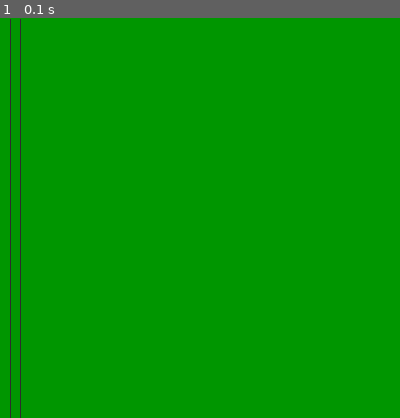
Above: before the commit, frame 1.
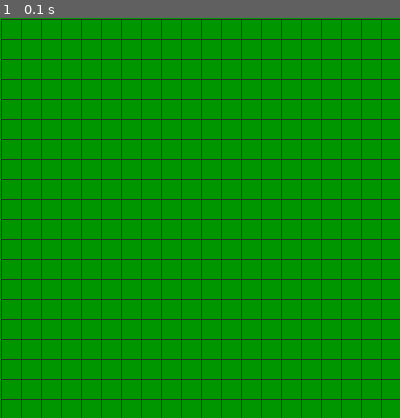
Above: after the commit, the same moment.

Repository: angrek/pygame_tutorial_exercises
Game: pygame game, started from tut3.py
Same seed, same stepped clock (60 frames per second), same inputs: the game is played once before the commit and once after it. The source is Python 2; it was converted automatically to run under Python 3.
Inputs:
- Up to frame 1 (0.1 s): no input

The runs differ from the first frame. In frame 1, 10% of the frame differs, in the area x 0-100%, y 0-100%.

Commit message:
Some changes but moving this to game.py
Need to get this back on track of the tutorial. This has been my testing
zone for building the game grid.

Diff:
--- a/tut3.py
+++ b/tut3.py
@@ -1,4 +1,6 @@
 #!c:/Python27/python.exe
+
+#3.7b - adding actual gridlines
 
 import pygame
 import math
@@ -9,6 +11,9 @@
 bgcolor = 0, 150, 0
 line_color = 0, 23, 200
 gridline_color = 45, 45, 45
+
+#I had to look this up. The individual spaces between grid lines are called modules
+module_width = 20
 
 #initializing these since we're doing the redraw before they coords exist the first time
 x = 0
@@ -23,8 +28,14 @@
 #or the crosshairs need to be inside the lines because destroying the
 #crosshairs is overwriting the gridlines
 
-pygame.draw.line(screen, gridline_color, (10, 1), (10, 400))
-pygame.draw.line(screen, gridline_color, (20, 1), (20, 400))
+#this isn't right....can't I do width and then gridsize with a step for gridsize?
+for i in xrange (1, width, module_width):
+    pygame.draw.line(screen, gridline_color, (i, 1), (i, height))
+    pygame.draw.line(screen, gridline_color, (1, i), (width, i))
+
+
+#pygame.draw.line(screen, gridline_color, (10, 1), (10, 400))
+#pygame.draw.line(screen, gridline_color, (20, 1), (20, 400))
 
 while running:
     #this  activates the window close X button
